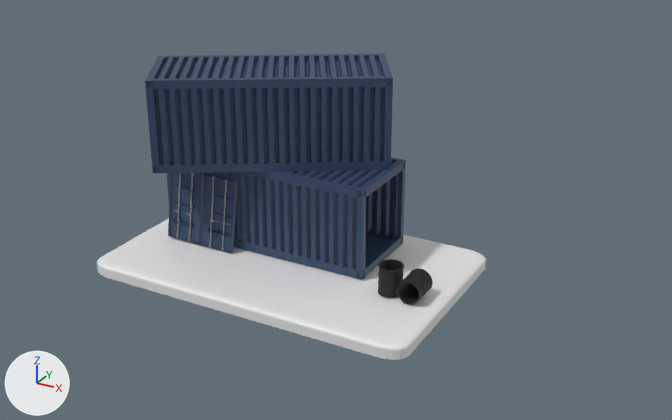
An edit to the Blender file Final_Project_Github.blend, drawn before and after from the same camera.
The view is the same before and after, from a camera (50 mm lens) standing at (10.33, -16.38, 9.04) and looking at (1.86, -0.97, 1.34). The axes (+X, +Y, +Z) are drawn at lower left. The lights are the same throughout.
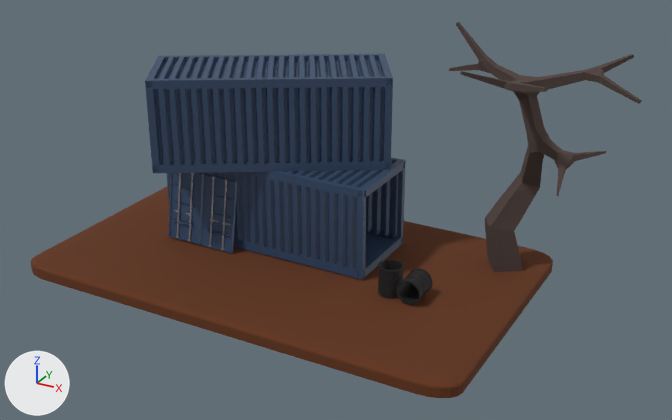
Commit message: added tree

What differs and where, as boxes (x1, y1, x2, y2) in the pictures (672 x 420 px):
```json
{"object": "Plane.001", "change": "recoloured, rescaled", "before": [97, 218, 486, 360], "after": [31, 186, 553, 398], "on screen": "white to brown"}
{"object": "Tree", "change": "added", "after": [449, 22, 642, 272]}
```

Scene script edits in JSON lines:
```json
{"op": "add", "block": "mat_surface", "code": ["mat_surface = principled_material('Surface')", "mat_surface.base_color = (0.119, 0.0313, 0.00671)  # brown #613113", "mat_surface.roughness = 1.0"]}
{"op": "add", "block": "mat_tree", "code": ["mat_tree = principled_material('Tree')", "mat_tree.base_color = (0.0777, 0.0516, 0.0441)  # brown #4f403b", "mat_tree.roughness = 1.0"]}
{"block": "me_plane_001", "where": "me_plane_001.from_pydata(...)  # 144 vertices, 122 faces; spans x -1.0..1.0, y -1.0..1.0, z 0.0..0.28"}
{"op": "add", "block": "me_plane_001", "code": "me_plane_001.materials.append(mat_surface)  # brown #613113"}
{"op": "add", "block": "me_cube_005", "code": ["me_cube_005 = bpy.data.meshes.new('Cube.005')", "me_cube_005.from_pydata(...)  # 467 vertices, 479 faces; spans x -0.71..1.0, y -0.89..0.48, z -0.03..2.2", "me_cube_005.materials.append(mat_tree)  # brown #4f403b"]}
{"op": "set", "path": "ob_plane_001.scale", "old": "(-3.76, 2.32, 1.0)", "new": "(-5.07, 3.05, 1.0)"}
{"op": "add", "block": "ob_tree", "code": ["ob_tree = bpy.data.objects.new('Tree', me_cube_005)", "ob_tree.location = (4.88, 1.15, -0.23)", "ob_tree.scale = (2.37, 2.37, 2.37)"]}
```
